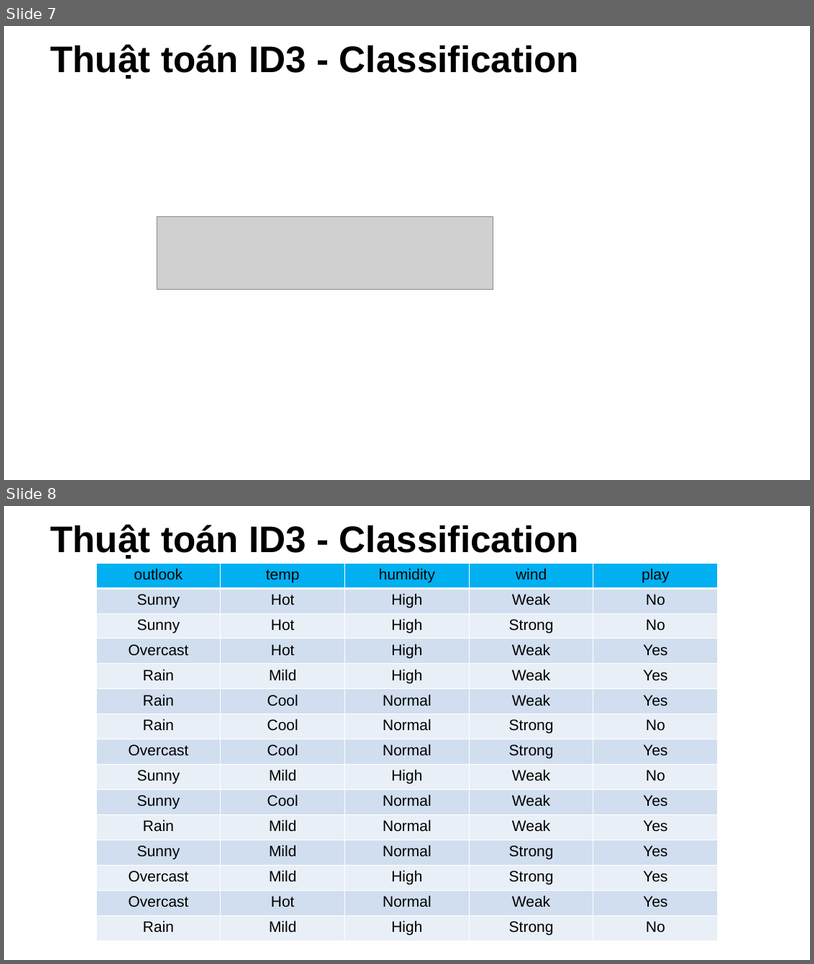
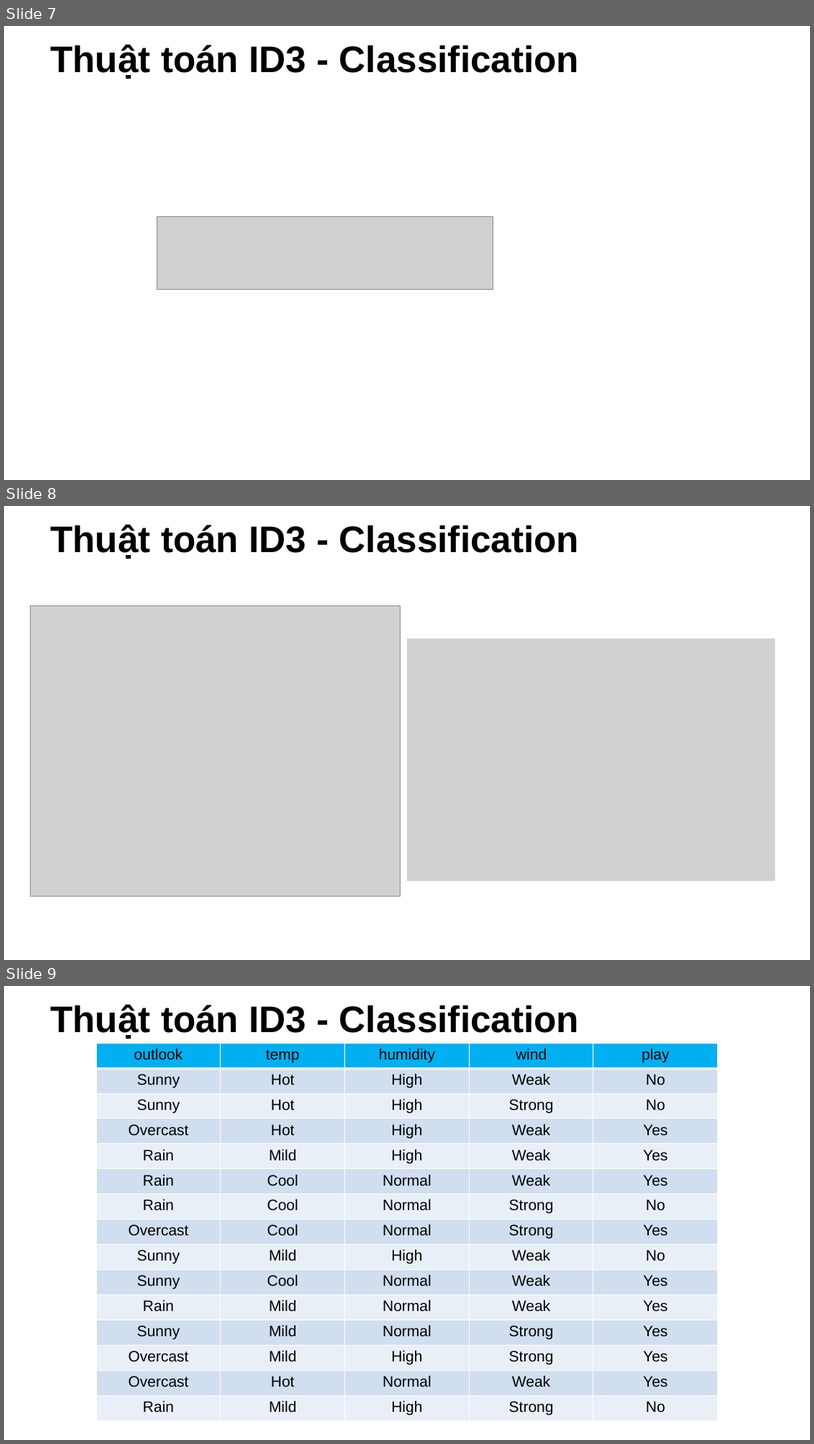
Before and after one commit to NCMyTu/CS523, a slide deck: slide/decision_tree.pptx. Shown one above the other, each under a label of ours: slides 7 and 8 before the commit, slides 7, 8 and 9 after it. The pictures are 814x964 and 814x1444 pixels, drawn with LibreOffice and Linux fonts; fonts in the diff are those of the drawing; grey boxes stand for pictures; background and template pictures are left out. Boxes give left, top, right and bottom in pixels: in the first picture for what was removed or moved away, otherwise in the second. Text is boxed around its words. In the diff, an @@ line names an element or a change of style, - is before the commit and + after.

```diff
--- a/slide/decision_tree.pptx
+++ b/slide/decision_tree.pptx
@@ slide 8 added at [4,506,810,960], background picture (left out) @@
@@ title added at [50,524,579,559], 44 pt, text #000000, bold @@
+Thuật toán ID3 - Classification
@@ picture added at [30,606,400,896] @@
@@ picture added at [407,638,776,880] @@
@@ what was slide 8 is now slide 9 @@
```
Also in this commit, not shown: 9 slides changed, 1 other slide added.
